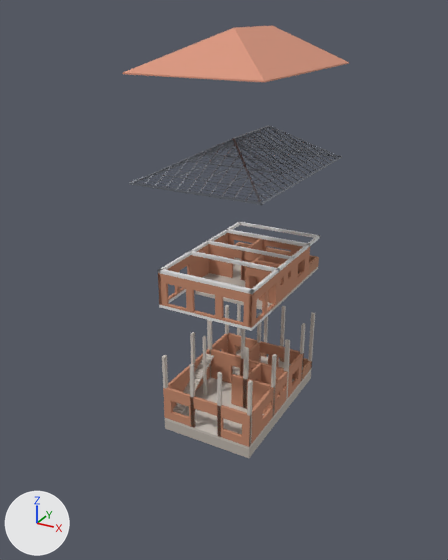
What one commit did to the glTF model docs/konkan_house_exploded.glb.
The view is the same before and after, from a camera (50 mm lens) standing at (72.1, -143.0, 110.9) and looking at (-2.8, -6.8, 42.8). The axes (+X, +Y, +Z) are drawn at lower left. The lights are the same throughout. The older version comes first. Where no turn or scale is listed for an object, it has been applied to the vertices. Vertices at exactly the same position are counted once.

The first picture shows 'Beam_1.001', 'Beam_1.002', 'Bedroom_1_South', 'Bedroom_2_South', 'Floor_Slab_0', 'Hip_Roof', 'Living_Kitchen_2_East', 'Living_Kitchen_2_South', 'Living_Kitchen_East', 'Living_Kitchen_South', 'Pillar_0_Center_Pillar_2', 'Pillar_0_Center_Pillar_3', 'Pillar_0_Fourth_Pillar_1', 'Pillar_0_Rear_Corner_Pillar_1', 'Pillar_0_Staircase_Pillar', 'Plinth', 'Step_18', 'Step_19', 'Verandah_East' and 94 more.
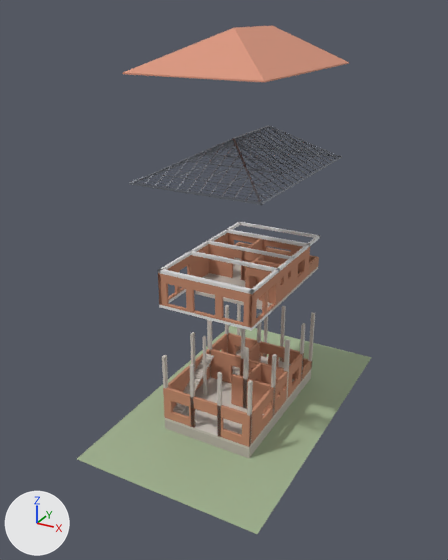
Pixel boxes [x1, y1, x2, y2] of what changed, in the pictures (448 x 560 px; the box of a moved part takes in the faces that stretch with it):
'Ground', added
    after: [77, 325, 372, 534]
part 1 of me_cube, moved or reshaped
    before: [165, 372, 311, 458]
    after: [77, 325, 372, 534]

Patch to the scene script:
```diff
--- a/docs/konkan_house_exploded.glb.py
+++ b/docs/konkan_house_exploded.glb.py
@@ mat_ground @@
+mat_ground = principled_material('ground')
+mat_ground.base_color = (0.36, 0.45, 0.28)  # greyish green #a2b390
+mat_ground.roughness = 0.7
@@ me_cube @@
 # used by ob_plinth; location = (0.0, 0.0, 1.5); scale = (13.5, 22.5, 1.5)
-me_cube.from_pydata(...)  # 8 vertices, 12 faces; spans x -1.0..1.0, y -1.0..1.0, z -1.0..1.0
-me_cube.materials.append(mat_plinth)  # grey #bcb3aa
+me_cube.from_pydata(...)  # 8 vertices, 12 faces; spans x -27.0..27.0, y -45.0..45.0, z -0.05..0.05
+# me_cube part 1: the whole mesh is scaled about its middle by (27, 45, 0.05)
+me_cube.materials.append(mat_ground)  # greyish green #a2b390
@@ me_cube_001 @@
 me_cube_001.from_pydata(...)  # 8 vertices, 12 faces; spans x -1.0..1.0, y -1.0..1.0, z -1.0..1.0
-me_cube_001.materials.append(mat_floor)  # light grey #cbc4bc
+me_cube_001.materials.append(mat_plinth)  # grey #bcb3aa
@@ ob_plinth @@
-ob_plinth = bpy.data.objects.new('Plinth', me_cube)
+ob_plinth = bpy.data.objects.new('Plinth', me_cube_001)
 ob_plinth.location = (0.0, 0.0, 1.5)
@@ ob_pillar_0_center_pillar_2 @@
-ob_pillar_0_center_pillar_2 = bpy.data.objects.new('Pillar_0_Center_Pillar_2', me_cube_010)
+ob_pillar_0_center_pillar_2 = bpy.data.objects.new('Pillar_0_Center_Pillar_2', me_cube_011)
 ob_pillar_0_center_pillar_2.location = (-1.5, 2.8, 13.8)
@@ ob_pillar_0_center_pillar_3 @@
-ob_pillar_0_center_pillar_3 = bpy.data.objects.new('Pillar_0_Center_Pillar_3', me_cube_011)
+ob_pillar_0_center_pillar_3 = bpy.data.objects.new('Pillar_0_Center_Pillar_3', me_cube_012)
 ob_pillar_0_center_pillar_3.location = (12.9, 2.5, 13.8)
@@ ob_pillar_0_fourth_pillar_1 @@
-ob_pillar_0_fourth_pillar_1 = bpy.data.objects.new('Pillar_0_Fourth_Pillar_1', me_cube_012)
+ob_pillar_0_fourth_pillar_1 = bpy.data.objects.new('Pillar_0_Fourth_Pillar_1', me_cube_013)
 ob_pillar_0_fourth_pillar_1.location = (-13.1, -7.1, 13.8)
@@ ob_pillar_0_staircase_pillar @@
-ob_pillar_0_staircase_pillar = bpy.data.objects.new('Pillar_0_Staircase_Pillar', me_cube_013)
+ob_pillar_0_staircase_pillar = bpy.data.objects.new('Pillar_0_Staircase_Pillar', me_cube_014)
 ob_pillar_0_staircase_pillar.location = (-9.1, -7.1, 13.8)
@@ ob_pillar_0_rear_corner_pillar_1 @@
-ob_pillar_0_rear_corner_pillar_1 = bpy.data.objects.new('Pillar_0_Rear_Corner_Pillar_1', me_cube_016)
+ob_pillar_0_rear_corner_pillar_1 = bpy.data.objects.new('Pillar_0_Rear_Corner_Pillar_1', me_cube_017)
 ob_pillar_0_rear_corner_pillar_1.location = (-13.1, -21.9, 13.8)
@@ ob_verandah_east @@
-ob_verandah_east = bpy.data.objects.new('Verandah_East', me_cube_021)
+ob_verandah_east = bpy.data.objects.new('Verandah_East', me_cube_022)
 ob_verandah_east.location = (13.1, 18.1, 5.3)
@@ ob_step_18 @@
-ob_step_18 = bpy.data.objects.new('Step_18', me_cube_053)
+ob_step_18 = bpy.data.objects.new('Step_18', me_cube_054)
 ob_step_18.location = (-11.2, -3.0, 12.6)
@@ ob_step_19 @@
-ob_step_19 = bpy.data.objects.new('Step_19', me_cube_054)
+ob_step_19 = bpy.data.objects.new('Step_19', me_cube_055)
 ob_step_19.location = (-11.2, -2.0, 13.1)
@@ ob_beam_1_001 @@
-ob_beam_1_001 = bpy.data.objects.new('Beam_1.001', me_cube_076)
+ob_beam_1_001 = bpy.data.objects.new('Beam_1.001', me_cube_077)
 ob_beam_1_001.location = (13.1, -16.5, 39.2)
@@ ob_beam_1_002 @@
-ob_beam_1_002 = bpy.data.objects.new('Beam_1.002', me_cube_077)
+ob_beam_1_002 = bpy.data.objects.new('Beam_1.002', me_cube_078)
 ob_beam_1_002.location = (0.0, -22.1, 39.2)
@@ ob_ground @@
+ob_ground = bpy.data.objects.new('Ground', me_cube)
+ob_ground.location = (0.0, 0.0, -0.1)
```
